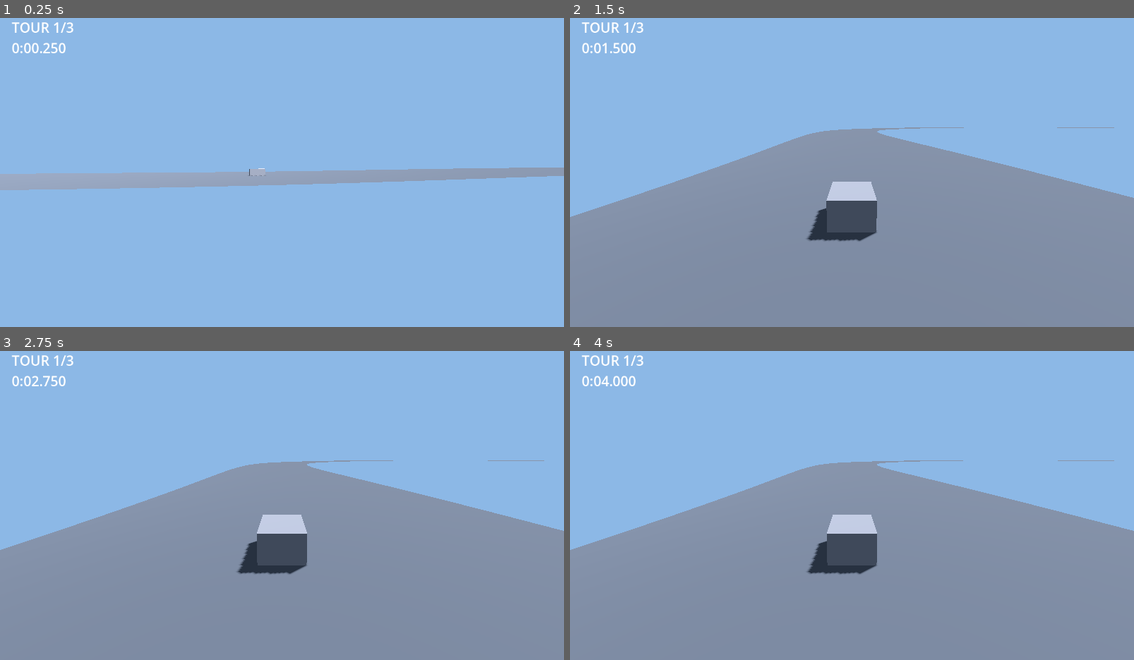
Above: before the commit, frames 1-4 (two rows, left to right).
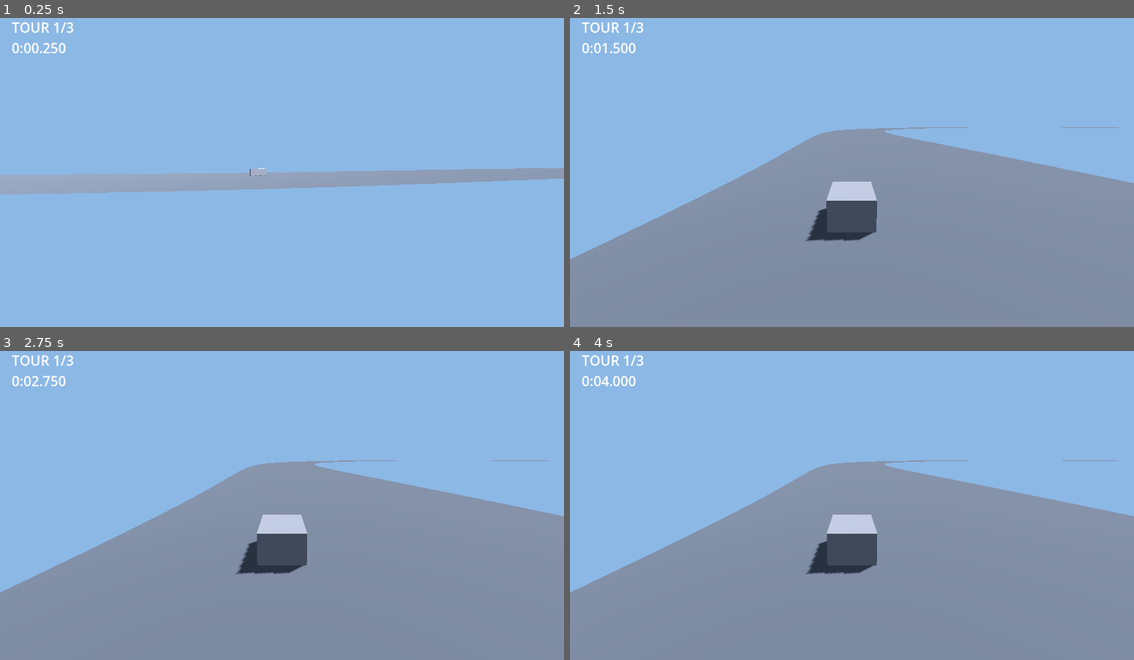
Above: after the commit, the same moments.

Repository: Ajustor/superKart
Game: Godot game, scene res://scenes/race.tscn
Same seed, same stepped clock (60 frames per second), same inputs: the game is played once before the commit and once after it.
Inputs (mouse positions are in pixels of both pictures, inside the frame that each line leads up to):
- Up to frame 1 (0.25 s): no input
- Up to frame 2 (1.5 s): tap Enter at 0.5 s; move the mouse to (976, 153) at 0.52 s; hold Right (steer_right) 0.53-1.25 s; hold Space (drift) 0.53-1.25 s; click (976, 153) at 0.67 s; drag from (739, 184) to (823, 231) at 1.27 s
- Up to frame 3 (2.75 s): move the mouse to (338, 431) at 2.02 s; hold Right (steer_right) from 2.03 s (still down); tap Ctrl (use_item) at 2.1 s
- Up to frame 4 (4 s): release Right (steer_right) at 2.75 s; drag from (823, 564) to (682, 452) at 2.77 s; move the mouse to (1021, 548) at 3.52 s; hold Left (steer_left) from 3.53 s (still down); tap Alt at 3.6 s

The runs differ from the first frame. In frame 1, 1.5% of the frame differs, in the area x 0-100%, y 48-58%; in frame 2, 4.7%; in frame 3, 4.7%, in the area x 0-100%, y 35-79%; in frame 4, 4.7%.

Commit message:
feat: grille de depart sur deux colonnes
Huit karts ne peuvent pas naitre au meme endroit. Les cases reculent en amont
du point zero, deux par rangee, la colonne de droite decalee de 2,5 m.

Mesure sur track_01 : marge au bord la plus faible 5,45 m sur 9, paire la plus
proche a 4,87 m, case la plus en amont a 17,50 m de la ligne. Rien a resserrer.

Les distances de depart sont negatives donc enroulees en fin de tour, sans
consequence : progress.total part de zero pour tout le monde, donc chacun doit
rouler la meme distance. C est ce qui rend la grille decalee equitable.

Co-Authored-By: Claude Opus 5 (1M context) <noreply@anthropic.com>

Diff:
--- a/scripts/race/race_session.gd
+++ b/scripts/race/race_session.gd
@@ -14,6 +14,23 @@
 
 ## Distance de départ le long de l'axe, pour la première case de grille.
 const DEPART := 0.0
+
+## Deux colonnes, comme une vraie grille : huit karts en file indienne
+## s'étireraient sur trente mètres et le dernier ne verrait jamais le premier.
+const GRID_COLUMNS := 2
+
+## Écart entre deux rangées, en mètres le long de l'axe.
+const GRID_ROW_SPACING := 5.0
+
+## Demi-écartement des colonnes, en mètres de part et d'autre de la ligne de
+## course. Reste bien en deçà de la demi-largeur de 9 m, y compris là où la
+## ligne de course mord déjà le bord intérieur d'un virage.
+const GRID_COLUMN_OFFSET := 2.5
+
+## Recul de la colonne de droite par rapport à celle de gauche, en mètres.
+## Une grille alignée au cordeau n'existe nulle part, et décaler donne à
+## chaque kart une distance de départ qui lui est propre.
+const GRID_COLUMN_STAGGER := 2.5
 
 @export var track_path: NodePath
 @export var kart_paths: Array[NodePath] = []
@@ -51,8 +68,15 @@
 
 	entries.clear()
 	for i in pilotes.size():
-		var depart := DEPART
-		pilotes[i].respawn_at(_track.spawn_at(depart))
+		var rangee := i / GRID_COLUMNS
+		var colonne := i % GRID_COLUMNS
+		var depart := DEPART \
+			- float(rangee) * GRID_ROW_SPACING \
+			- float(colonne) * GRID_COLUMN_STAGGER
+		# -1 pour la colonne de gauche, +1 pour celle de droite.
+		var lateral := (float(colonne) - 0.5) * 2.0 * GRID_COLUMN_OFFSET
+		var place := _track.spawn_at(depart, lateral)
+		pilotes[i].respawn_at(place)
 		entries.append(RaceEntry.new(pilotes[i], _track.track_curve, depart))
 
 
--- a/tests/test_race_session.gd
+++ b/tests/test_race_session.gd
@@ -184,3 +184,55 @@
 
 	assert_true(session.entries[0].finished, "celui qui a bouclé a fini")
 	assert_false(session.entries[1].finished, "celui qui n'a pas bouclé court toujours")
+
+
+func test_la_grille_ne_superpose_personne() -> void:
+	_monter(8)
+	# Sur les positions dans l'espace et non sur les distances le long de l'axe :
+	# deux karts de la même rangée sont côte à côte, ce qui est exactement le
+	# but d'une grille à deux colonnes.
+	var places: Array[Vector3] = []
+	for i in session.entries.size():
+		var ou := _place_de_la_case(i).origin
+		for autre in places:
+			assert_gt(ou.distance_to(autre), 2.0,
+				"la case %d chevauche une autre" % i)
+		places.append(ou)
+
+
+func test_la_grille_part_en_amont_de_la_ligne() -> void:
+	_monter(8)
+	var L := track.track_curve.length
+	for i in session.entries.size():
+		# Les cases sont à des distances négatives, donc enroulées près de la
+		# fin du tour. wrapf les relit en « combien de mètres avant la ligne ».
+		var recul := wrapf(-session.entries[i].progress.distance, 0.0, L)
+		assert_between(recul, 0.0, 20.0,
+			"la case %d doit être entre la ligne et vingt mètres en amont" % i)
+
+
+func test_tout_le_monde_part_a_zero_de_distance_parcourue() -> void:
+	_monter(8)
+	for entree in session.entries:
+		assert_almost_eq(entree.progress.total, 0.0, 0.001,
+			"la grille décale la position, jamais la distance à parcourir")
+
+
+func test_la_grille_tient_sur_la_chaussee() -> void:
+	_monter(8)
+	for i in session.entries.size():
+		var place := _place_de_la_case(i)
+		var ecart := absf(track.track_curve.lateral_offset(place.origin))
+		assert_lt(ecart, 9.0,
+			"la case %d doit être sur le bitume, pas sur le bas-côté" % i)
+
+
+## Rejoue le placement de la session pour la case donnée.
+func _place_de_la_case(index: int) -> Transform3D:
+	var rangee := index / RaceSession.GRID_COLUMNS
+	var colonne := index % RaceSession.GRID_COLUMNS
+	var d := RaceSession.DEPART \
+		- float(rangee) * RaceSession.GRID_ROW_SPACING \
+		- float(colonne) * RaceSession.GRID_COLUMN_STAGGER
+	var lateral := (float(colonne) - 0.5) * 2.0 * RaceSession.GRID_COLUMN_OFFSET
+	return track.spawn_at(d, lateral)
